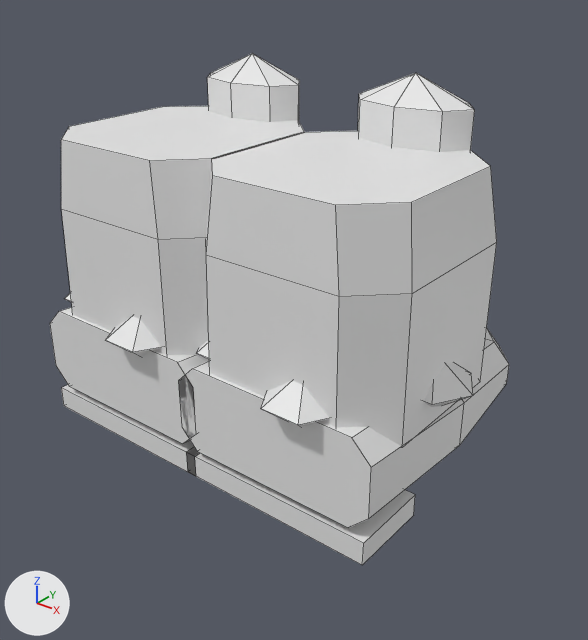
Renders of the FBX model roblox/art/armor/shoes_tier6_normal.fbx from each side of a commit.
Camera for both pictures: a camera (50 mm lens) standing at (2.48, -2.84, -1.43) and looking at (0.12, 0.12, -3.26). Every picture has the same lights, and +X, +Y and +Z are marked at lower left. The first picture is the older version. Mesh edges are drawn as thin lines. Where no turn or scale is listed for an object, it has been applied to the vertices.

The first picture shows 'Boot_L', 'Boot_R', 'Greave_L', 'Greave_R'.
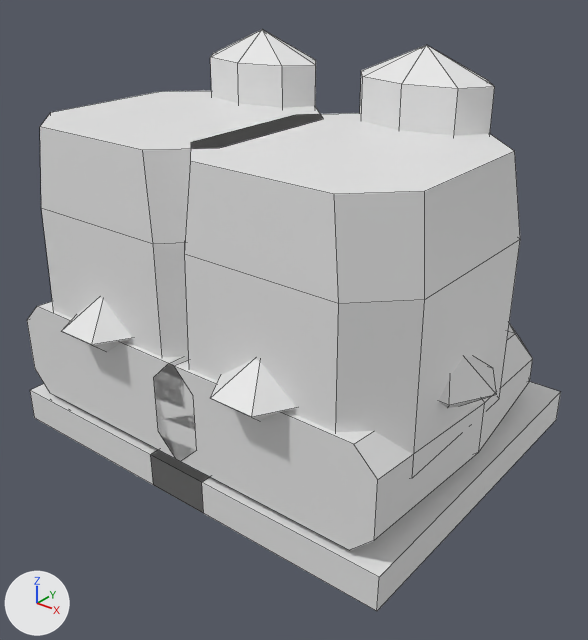
Boxes (x1, y1, x2, y2) around the edits, measured in the pictures (588 x 640 px; the box of a moved part takes in the faces that stretch with it):
'Greave_R', rescaled (15% wider, 15% taller): before (206, 73, 497, 448); after (185, 45, 520, 478)
'Boot_R', reshaped (24% wider, 21% taller): before (178, 328, 509, 565); after (150, 323, 561, 611)
'Greave_L', rescaled: before (61, 53, 305, 362); after (40, 30, 323, 357)
'Boot_L', reshaped: before (50, 293, 206, 476); after (27, 298, 209, 485)
part 1 of me_boot_l, moved or reshaped: before (50, 307, 206, 444); after (27, 301, 196, 460)
part 2 of me_boot_l, added: after (30, 384, 209, 485)
part 3 of me_boot_l, moved or reshaped: before (106, 316, 161, 357); after (62, 298, 132, 352)
part 4 of me_boot_l, deleted: before (61, 385, 200, 476)
part 7 of me_boot_r, moved or reshaped: before (178, 328, 509, 528); after (154, 323, 533, 550)
part 8 of me_boot_r, added: after (150, 382, 561, 611)
part 9 of me_boot_r, moved or reshaped: before (424, 364, 473, 407); after (439, 357, 497, 408)
part 10 of me_boot_r, moved or reshaped: before (261, 381, 329, 427); after (210, 359, 297, 421)
part 11 of me_boot_r, moved or reshaped (not visible afterwards): before (197, 340, 209, 359)
part 12 of me_boot_r, deleted: before (195, 453, 415, 565)

The change, as a diff of the scene's bpy script:
```diff
--- a/roblox/art/armor/shoes_tier6_normal.fbx.py
+++ b/roblox/art/armor/shoes_tier6_normal.fbx.py
@@ me_greave_l @@
 # used by ob_greave_l; location = (-0.5, 0.0, -2.8)
-me_greave_l.from_pydata(...)  # 42 vertices, 42 faces; spans x -0.56..0.56, y -0.53..0.713, z -0.6..0.76
+me_greave_l.from_pydata(...)  # 42 vertices, 42 faces; spans x -0.644..0.644, y -0.61..0.82, z -0.69..0.874
+# me_greave_l part 5: the whole mesh is scaled about the mesh origin by 1.15
 me_greave_l.materials.append(mat_shoes_tier6_normal_greave_l)
@@ me_boot_l @@
 # used by ob_boot_l; location = (-0.5, 0.0, -3.55)
-me_boot_l.from_pydata(...)  # 80 vertices, 92 faces; spans x -0.6..0.7, y -0.65..1.03, z -0.35..0.45
+me_boot_l.from_pydata(...)  # 80 vertices, 86 faces; spans x -0.81..0.81, y -0.77..1.21, z -0.44..0.52
+# me_boot_l part 1: the loose piece of 32 vertices spanning x -0.57..0.57, y -0.55..1.03, z -0.22..0.27 is scaled about the mesh origin by 1.15
+# me_boot_l part 2: a new loose piece, a box spanning x -0.68..0.68, y -0.66..1.21, z -0.44..-0.25, in mat_shoes_tier6_normal_boot_l (white #e7e7e7)
+# me_boot_l part 3: the loose piece of 8 vertices spanning x -0.05..0.35, y -0.65..-0.3, z 0.15..0.45 is scaled about its middle by 1.15, then moved by (-0.15, -0.1, 0.05)
+# me_boot_l part 4: the loose piece of 8 vertices spanning x -0.53..0.53, y -0.55..-0.13, z -0.35..-0.23 is deleted
+# other edits to the shape of me_boot_l do not show in these pictures
 me_boot_l.materials.append(mat_shoes_tier6_normal_boot_l)
@@ me_greave_r @@
 # used by ob_greave_r; location = (0.5, 0.0, -2.8)
-me_greave_r.from_pydata(...)  # 42 vertices, 42 faces; spans x -0.56..0.56, y -0.53..0.713, z -0.6..0.76
+me_greave_r.from_pydata(...)  # 42 vertices, 42 faces; spans x -0.644..0.644, y -0.61..0.82, z -0.69..0.874
+# me_greave_r part 6: the whole mesh is scaled about the mesh origin by 1.15
 me_greave_r.materials.append(mat_shoes_tier6_normal_greave_r)
@@ me_boot_r @@
 # used by ob_boot_r; location = (0.5, 0.0, -3.55)
-me_boot_r.from_pydata(...)  # 80 vertices, 92 faces; spans x -0.6..0.7, y -0.65..1.03, z -0.35..0.45
+me_boot_r.from_pydata(...)  # 80 vertices, 86 faces; spans x -0.81..0.81, y -0.77..1.21, z -0.44..0.52
+# me_boot_r part 7: the loose piece of 32 vertices spanning x -0.57..0.57, y -0.55..1.03, z -0.22..0.27 is scaled about the mesh origin by 1.15
+# me_boot_r part 8: a new loose piece, a box spanning x -0.68..0.68, y -0.66..1.21, z -0.44..-0.25, in mat_shoes_tier6_normal_boot_r (white #e7e7e7)
+# me_boot_r part 9: the loose piece of 8 vertices spanning x 0.3..0.7, y -0.17..0.17, z 0.15..0.45 is scaled about the mesh origin by 1.15
+# me_boot_r part 10: the loose piece of 8 vertices spanning x -0.05..0.35, y -0.65..-0.3, z 0.15..0.45 is scaled about its middle by 1.15, then moved by (-0.15, -0.1, 0.05)
+# me_boot_r part 11: the loose piece of 8 vertices spanning x -0.6..-0.2, y -0.47..-0.12, z 0.15..0.45 is scaled about its middle by 1.15, then moved by (-0.17, 0.29, 0.05)
+# me_boot_r part 12: the loose piece of 8 vertices spanning x -0.53..0.53, y -0.55..-0.13, z -0.35..-0.23 is deleted
+# other edits to the shape of me_boot_r do not show in these pictures
 me_boot_r.materials.append(mat_shoes_tier6_normal_boot_r)
```
